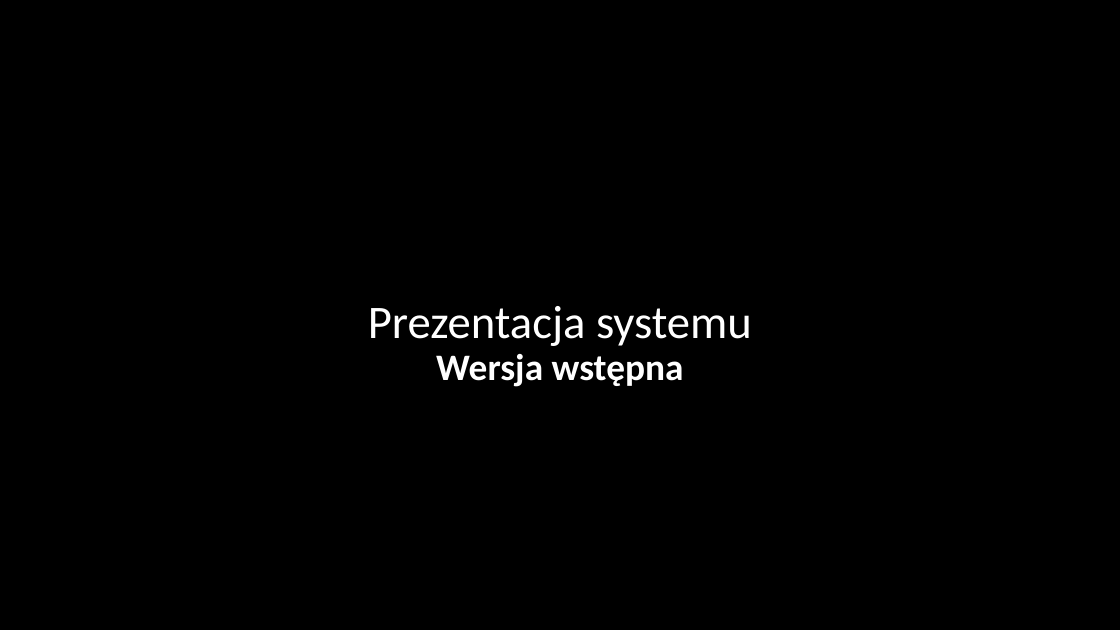
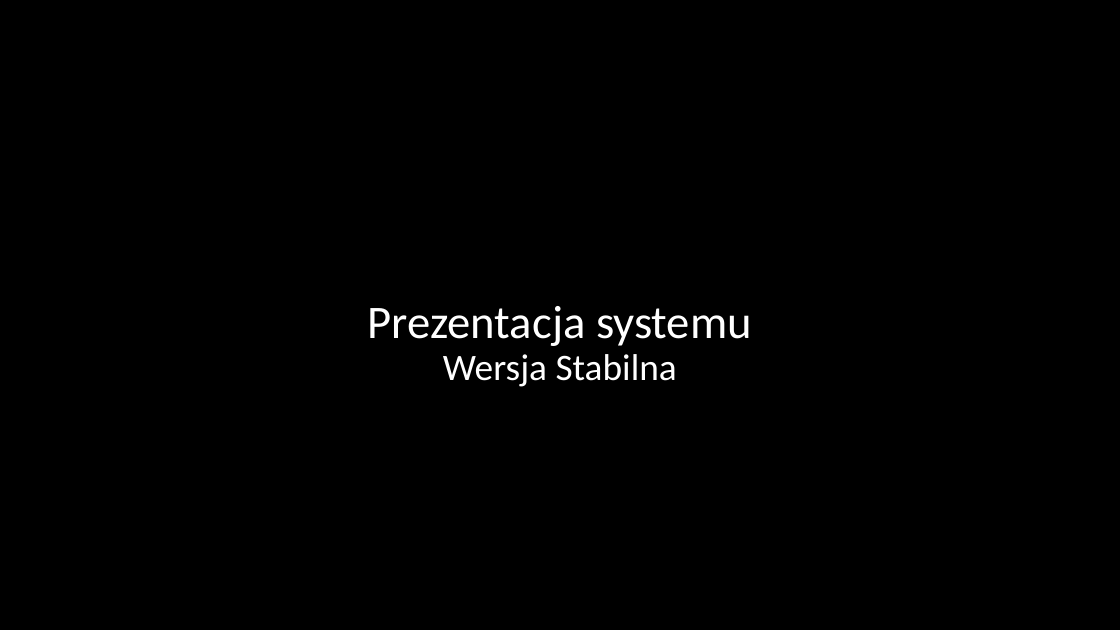
Before and after one commit to primu/BSEProjekt, a slide deck: slide 18 of presentation/PR_1_1.pptx (slide 14 before the commit). Drawn at 1120x630 pixels with LibreOffice and Linux fonts; fonts in the diff are those of the drawing; background and template pictures are left out. Boxes give left, top, right and bottom in pixels: in the first picture for what was removed or moved away, otherwise in the second. Text is boxed around its words. In the diff, an @@ line names an element or a change of style, - is before the commit and + after.

```diff
--- a/presentation/PR_1_1.pptx
+++ b/presentation/PR_1_1.pptx
@@ text at (443,354,677,387): text changed; bold off @@
-Wersja wstępna
+Wersja Stabilna
```
Also in this commit, not shown: 4 other slides changed, 11 slides added, 7 slides removed.
